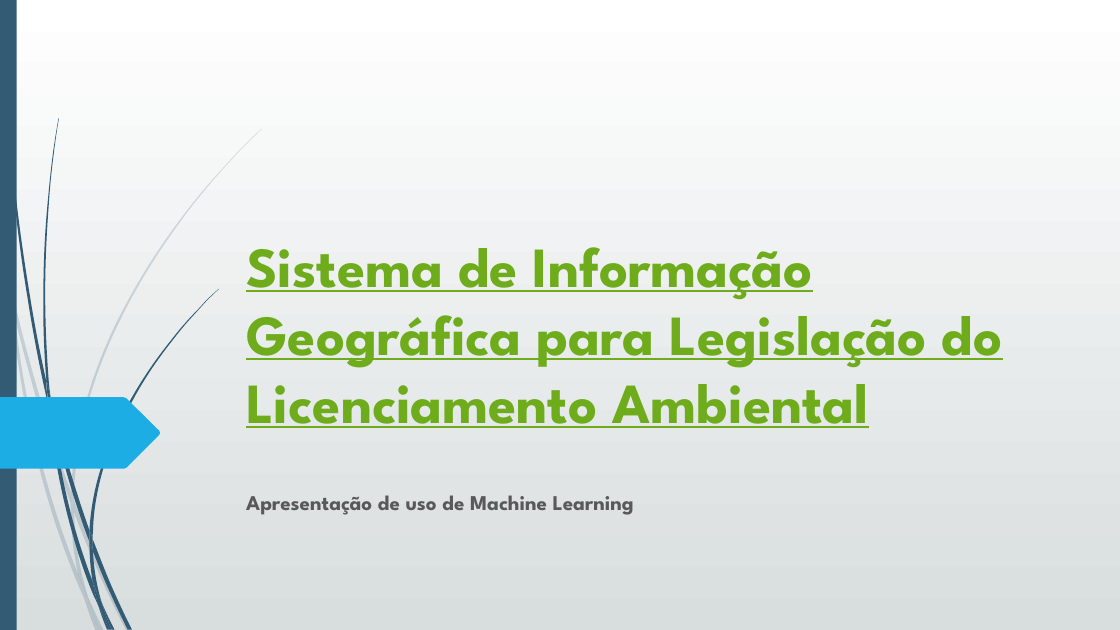
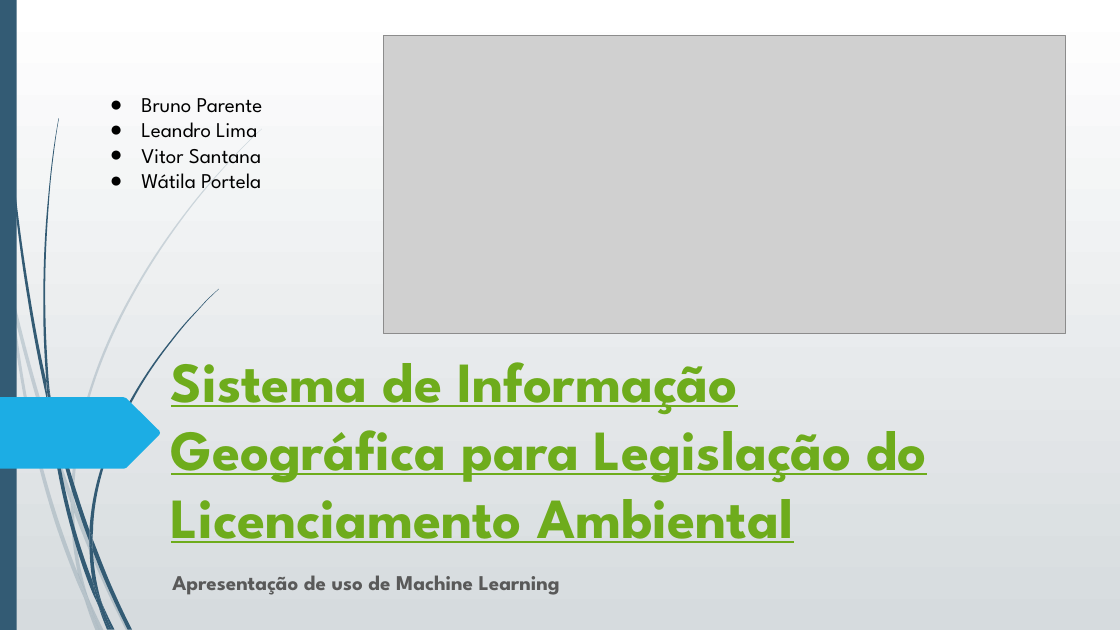
Before and after one commit to leoexcelsus/siglla_phase2, a slide deck: slide 1 of siglla fase2.pptx. Drawn at 1120x630 pixels with LibreOffice and Linux fonts; fonts in the diff are those of the drawing; grey boxes stand for pictures. Boxes give left, top, right and bottom in pixels: in the first picture for what was removed or moved away, otherwise in the second. Text is boxed around its words. In the diff, an @@ line names an element or a change of style, - is before the commit and + after.

```diff
--- a/siglla fase2.pptx
+++ b/siglla fase2.pptx
@@ background gradient #FFFFFF to #D7DDE0 to gradient #FFFFFF to #D6DBDE @@
@@ picture added at <box>383,36,1065,334</box> @@
@@ text added at <box>141,98,263,194</box>, 18 pt, text #000000 @@
+● Bruno Parente
+● Leandro Lima
+● Vitor Santana
+● Wátila Portela
@@ title "Sistema de Informação Geográfica para ...": place and size @@
-title "Sistema de Informação Geográfica para ..." at <box>246,247,1003,428</box>
+title "Sistema de Informação Geográfica para ..." at <box>171,362,927,543</box>
@@ subtitle "Apresentação de uso de Machine ...": place and size @@
-subtitle "Apresentação de uso de Machine ..." at <box>246,495,634,515</box>
+subtitle "Apresentação de uso de Machine ..." at <box>172,575,560,595</box>
@@ subtitle "Apresentação de uso de Machine ..." at <box>172,575,560,595</box>: less space between paragraphs @@
```
Also in this commit, not shown: 2 other slides changed, 7 slides added, 3 slides removed.
